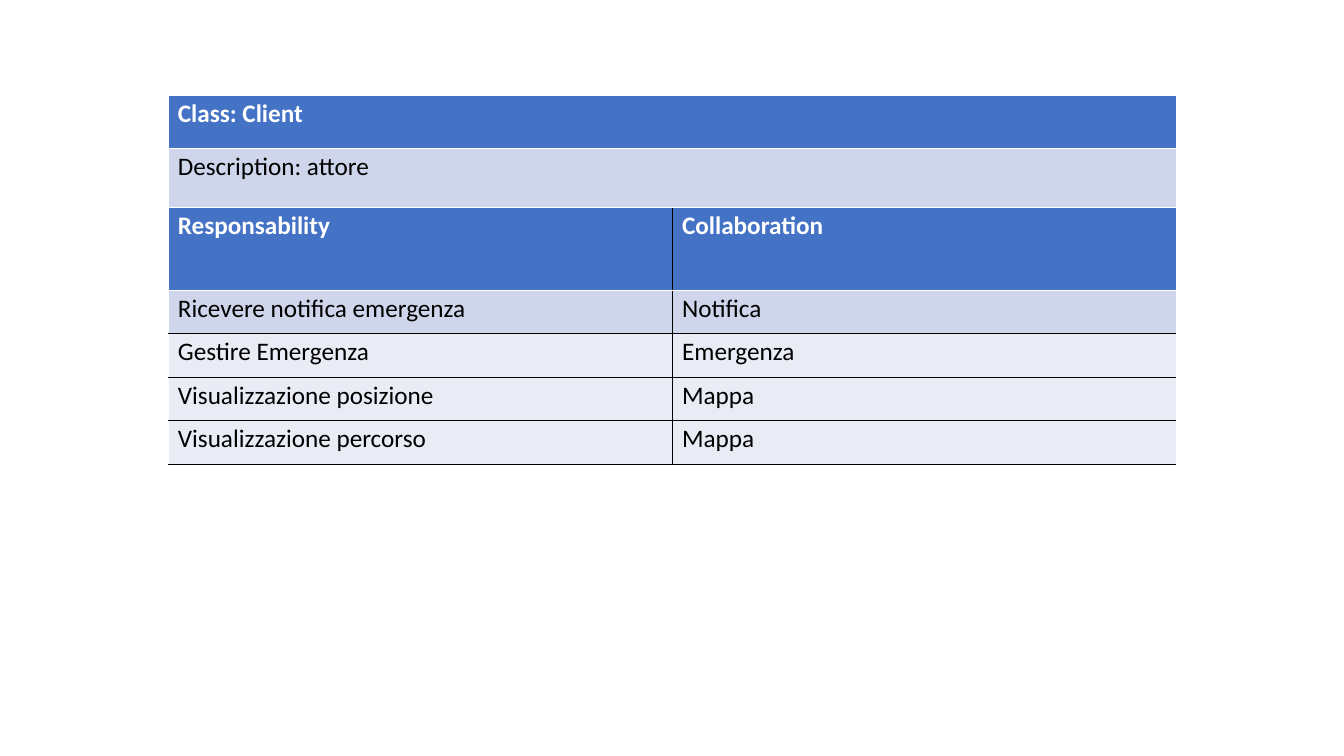
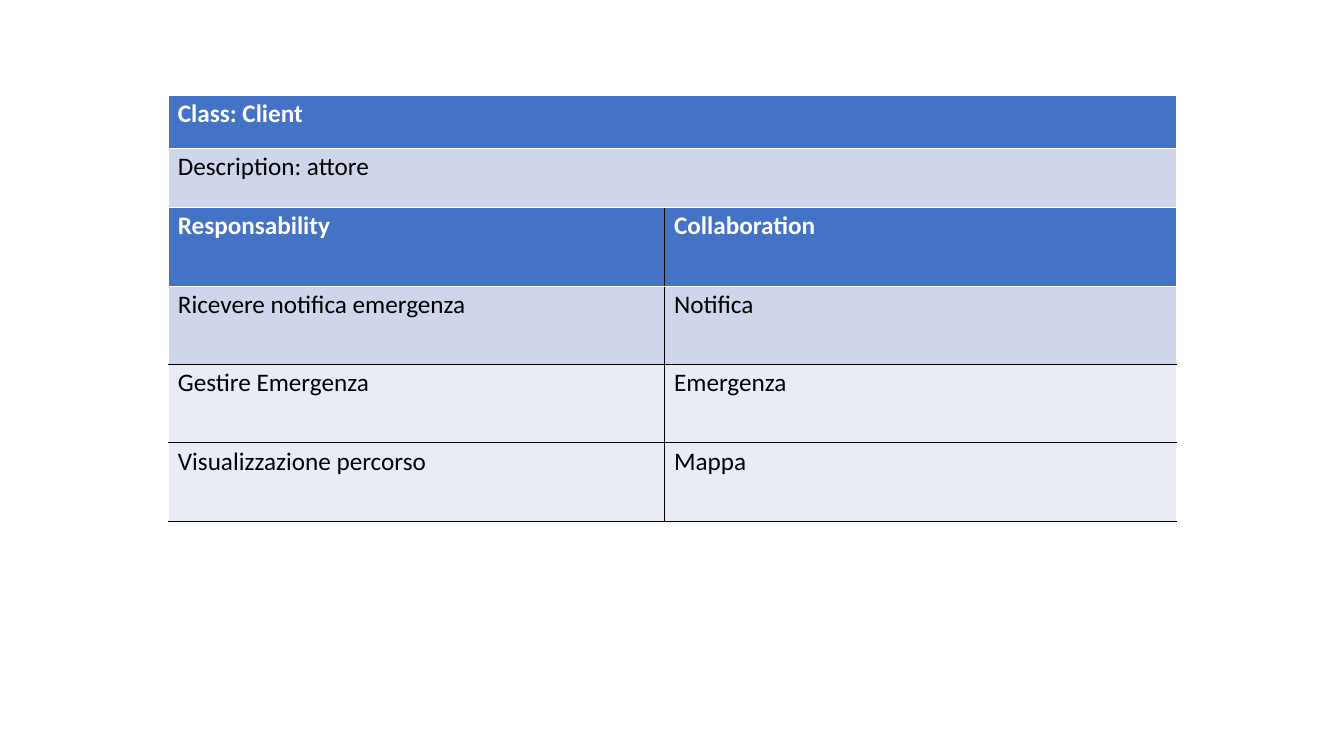
Before and after one commit to ecorradini/ProgettoIDS, a slide deck: slide 1 of AnalisiRequisiti/CRC/UT4/CRC_UT4.ppt. Drawn at 1344x756 pixels with LibreOffice and Linux fonts; fonts in the diff are those of the drawing. Boxes give left, top, right and bottom in pixels: in the first picture for what was removed or moved away, otherwise in the second. Text is boxed around its words. In the diff, an @@ line names an element or a change of style, - is before the commit and + after.

```diff
--- a/AnalisiRequisiti/CRC/UT4/CRC_UT4.ppt
+++ b/AnalisiRequisiti/CRC/UT4/CRC_UT4.ppt
@@ table at [168,208,1176,521] @@
-row 4: Visualizzazione posizione | Mappa
```
Also in this commit, not shown: 2 other slides changed, 2 other files.
